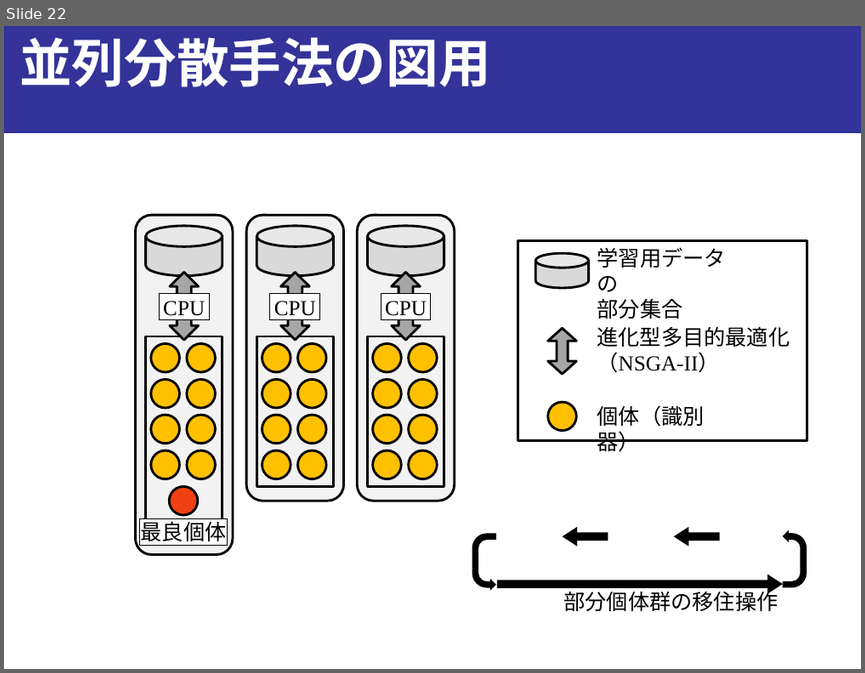
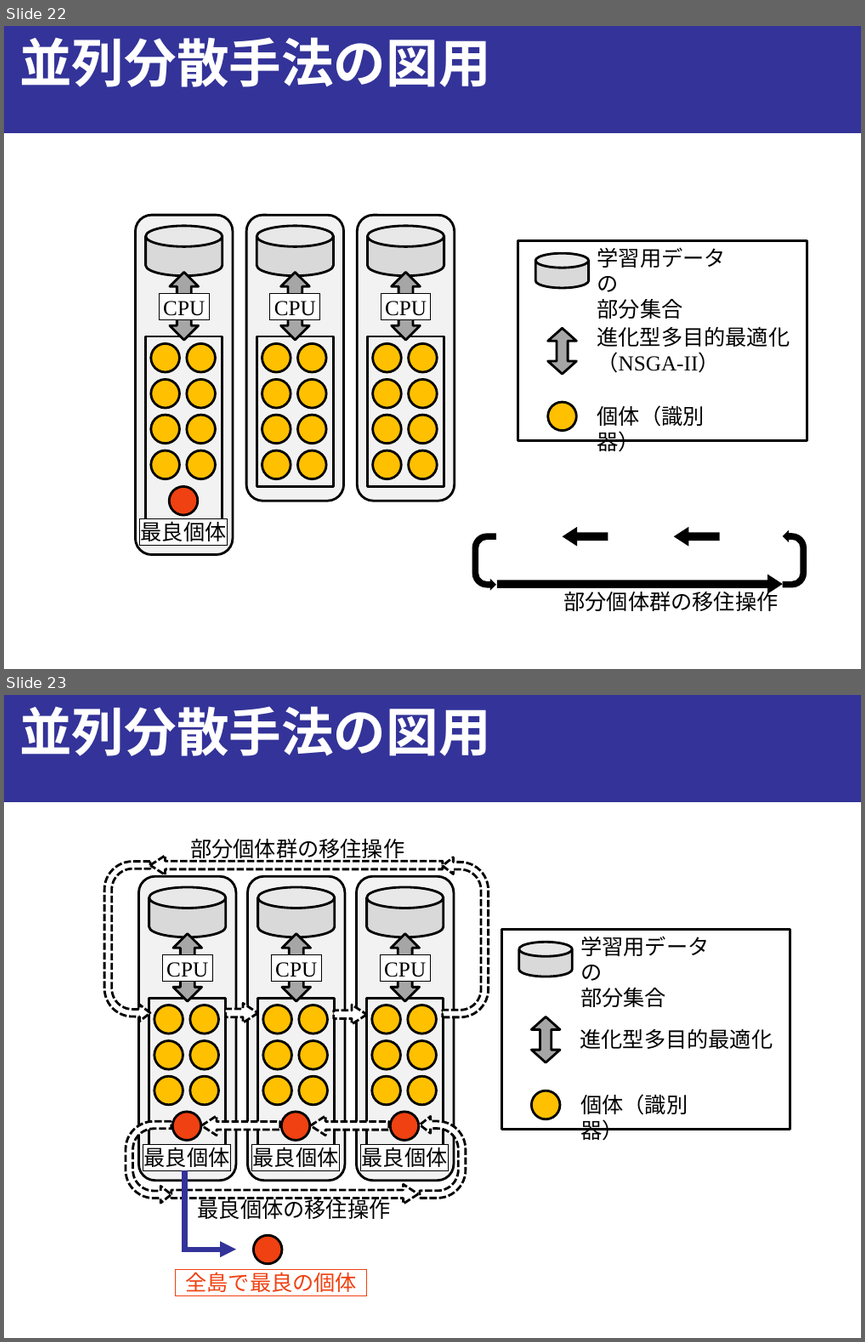
Before and after one commit to onikUone/Junior_slides, a slide deck: Junior_下書き.pptx. Shown one above the other, each under a label of ours: slide 22 before the commit, slides 22 and 23 after it. The pictures are 865x673 and 865x1342 pixels, drawn with LibreOffice and Linux fonts; fonts in the diff are those of the drawing. Boxes give left, top, right and bottom in pixels: in the first picture for what was removed or moved away, otherwise in the second. Text is boxed around its words. In the diff, an @@ line names an element or a change of style, - is before the commit and + after.

```diff
--- a/Junior_下書き.pptx
+++ b/Junior_下書き.pptx
@@ slide 23 added at <box>4,695,861,1338</box>, background #FFFFFF; not listed: 1 template element that a slide beside it also shows @@
@@ text added at <box>19,706,490,756</box>, 44 pt, text #FFFFFF, bold @@
+並列分散手法の図用
@@ text added at <box>190,838,404,862</box>, 18 pt, text #000000 @@
+部分個体群の移住操作
@@ uturn arrow added at <box>105,862,150,1021</box>, fill #FFFFFF, outline #000000 2 pt dashed @@
@@ left arrow added at <box>150,855,443,875</box>, fill #FFFFFF, outline #000000 2 pt dashed @@
@@ uturn arrow added at <box>443,857,488,1017</box>, fill #FFFFFF, outline #000000 2 pt dashed @@
@@ left arrow added at <box>226,1004,258,1023</box>, fill #FFFFFF, outline #000000 2 pt dashed @@
@@ left arrow added at <box>334,1004,367,1024</box>, fill #FFFFFF, outline #000000 2 pt dashed @@
@@ group added at <box>502,929,790,1140</box>: 3 texts, 1 rectangle, 1 ellipse, 1 cylinder, 1 up down arrow @@
+個体（識別器）
+学習用データの
+部分集合
+進化型多目的最適化
@@ uturn arrow added at <box>126,1121,171,1202</box>, fill #FFFFFF, outline #000000 2 pt dashed @@
@@ group added at <box>138,877,236,1181</box>: 7 ellipses, 3 rectangles, 1 rounded rectangle, 1 cylinder, 1 up down arrow @@
+CPU
+最良個体
@@ left arrow added at <box>202,1116,281,1135</box>, fill #FFFFFF, outline #000000 2 pt dashed @@
@@ group added at <box>247,877,345,1181</box>: 7 ellipses, 3 rectangles, 1 rounded rectangle, 1 cylinder, 1 up down arrow @@
+CPU
+最良個体
@@ left arrow added at <box>311,1116,390,1135</box>, fill #FFFFFF, outline #000000 2 pt dashed @@
@@ group added at <box>356,877,454,1181</box>: 7 ellipses, 3 rectangles, 1 rounded rectangle, 1 cylinder, 1 up down arrow @@
+CPU
+最良個体
@@ uturn arrow added at <box>420,1116,465,1197</box>, fill #FFFFFF, outline #000000 2 pt dashed @@
@@ line added from (185, 1170) to (185, 1250), #333399 4.5 pt @@
@@ left arrow added at <box>171,1185,418,1204</box>, fill #FFFFFF, outline #000000 2 pt dashed @@
@@ text added at <box>198,1197,391,1219</box>, 18 pt, text #000000 @@
+最良個体の移住操作
@@ arrow added from (182, 1249) to (236, 1249), #333399 4.5 pt @@
@@ ellipse added at <box>253,1235,282,1263</box>, fill #EF4111, outline #000000 2 pt @@
@@ rectangle added at <box>176,1269,366,1295</box>, fill #FFFFFF, outline #EF4111 0.75 pt, 18 pt, text #EF4111 @@
+全島で最良の個体
```
Also in this commit, not shown: 4 slides changed, 2 other slides added, 7 other files.
